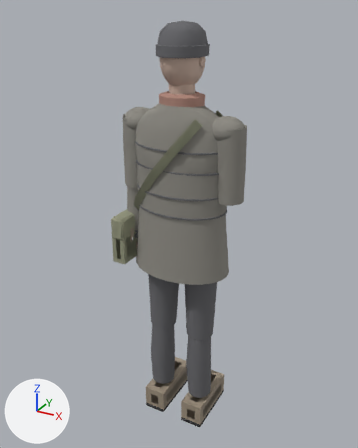
The glTF model assets/models/props/lev.glb, before and after one commit.
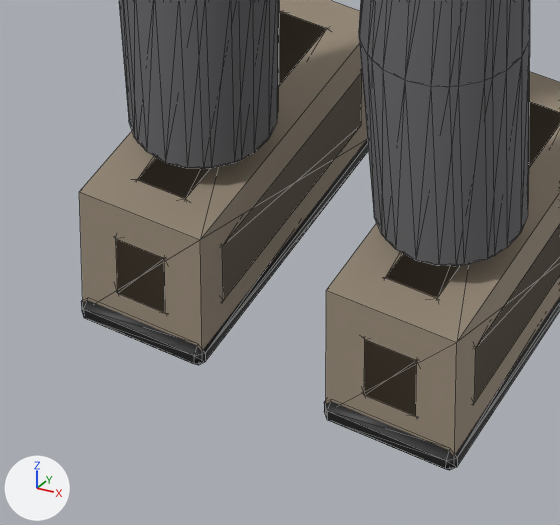
Each version is shown whole from a 50 mm camera at (0.915, -1.687, 1.827) aimed at (-0.034, 0.038, 0.965), then close up on the part from 37% to 60% of the width and 80% to 97% of the height. The axes (+X, +Y, +Z) are drawn at lower left. The lights are the same throughout. The older version's two pictures come first. The close-ups show mesh edges as thin lines. Objects named as collision shapes, trigger or cutter boxes, shadow casters or lower levels of detail are left out. Vertices at exactly the same position are counted once.

Names of what the first close-up shows: 'foot_l', 'foot_l_lod1', 'foot_r', 'foot_r_lod1', 'shin_l', 'shin_l_lod1', 'shin_r', 'shin_r_lod1'.
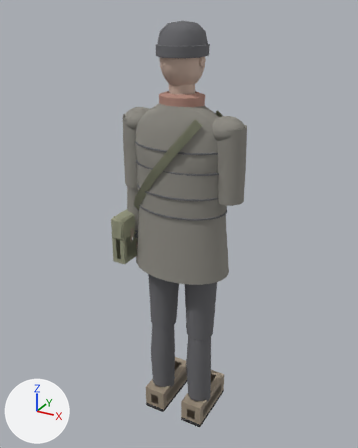
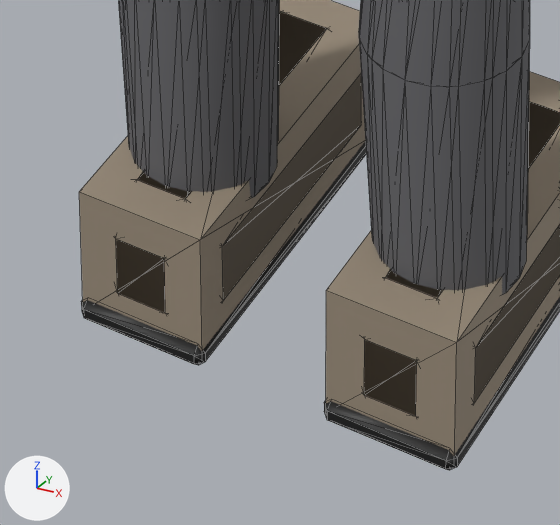
Boxes (x1, y1, x2, y2) around the edits, measured in the close-ups (560 x 525 px; the box of a moved part takes in the faces that stretch with it):
'shin_r', reshaped: before (359, 0, 529, 266); after (359, 0, 529, 295)
'shin_l', reshaped: before (119, 0, 278, 168); after (118, 0, 278, 198)
'shin_r_lod1', reshaped: before (359, 0, 530, 266); after (359, 0, 530, 290)
'shin_l_lod1', reshaped: before (126, 0, 279, 169); after (126, 0, 279, 192)
part 3 of me_shin_r, moved or reshaped: before (360, 43, 529, 266); after (360, 43, 529, 295)
part 4 of me_shin_r_lod1, moved or reshaped: before (359, 43, 530, 266); after (359, 43, 530, 290)

Patch to the scene script:
```diff
--- a/assets/models/props/lev.glb.py
+++ b/assets/models/props/lev.glb.py
@@ me_shin_l @@
 # used by ob_shin_l; location = (-0.095, 0.0, 0.49)
-me_shin_l.from_pydata(...)  # 60 vertices, 116 faces; spans x -0.06..0.056, y -0.068..0.054, z -0.354..0.032
+me_shin_l.from_pydata(...)  # 60 vertices, 116 faces; spans x -0.06..0.056, y -0.068..0.054, z -0.393..0.032
+# me_shin_l part 1: all 20 vertices in x -0.059..0.049, y -0.054..0.054, z -0.354..-0.346 are moved by (0.0, 0.0, -0.04)
 me_shin_l.materials.append(mat_darkwool)
@@ me_shin_l_lod1 @@
 # used by ob_shin_l_lod1; location = (-0.095, 0.0, 0.49)
-me_shin_l_lod1.from_pydata(...)  # 36 vertices, 68 faces; spans x -0.06..0.056, y -0.068..0.054, z -0.353..0.032
+me_shin_l_lod1.from_pydata(...)  # 36 vertices, 68 faces; spans x -0.06..0.056, y -0.068..0.054, z -0.393..0.032
+# me_shin_l_lod1 part 2: all 12 vertices in x -0.059..0.049, y -0.054..0.054, z -0.353..-0.347 are moved by (0.0, 0.0, -0.04)
 me_shin_l_lod1.materials.append(mat_darkwool)
@@ me_shin_r @@
 # used by ob_shin_r; location = (0.095, 0.0, 0.49)
-me_shin_r.from_pydata(...)  # 60 vertices, 116 faces; spans x -0.056..0.06, y -0.068..0.054, z -0.354..0.032
+me_shin_r.from_pydata(...)  # 60 vertices, 116 faces; spans x -0.056..0.06, y -0.068..0.054, z -0.393..0.032
+# me_shin_r part 3: all 20 vertices in x -0.049..0.059, y -0.054..0.054, z -0.354..-0.346 are moved by (0.0, 0.0, -0.04)
 me_shin_r.materials.append(mat_darkwool)
@@ me_shin_r_lod1 @@
 # used by ob_shin_r_lod1; location = (0.095, 0.0, 0.49)
-me_shin_r_lod1.from_pydata(...)  # 36 vertices, 68 faces; spans x -0.056..0.06, y -0.068..0.054, z -0.353..0.032
+me_shin_r_lod1.from_pydata(...)  # 36 vertices, 68 faces; spans x -0.056..0.06, y -0.068..0.054, z -0.393..0.032
+# me_shin_r_lod1 part 4: all 12 vertices in x -0.049..0.059, y -0.054..0.054, z -0.353..-0.347 are moved by (0.0, 0.0, -0.04)
 me_shin_r_lod1.materials.append(mat_darkwool)
```
